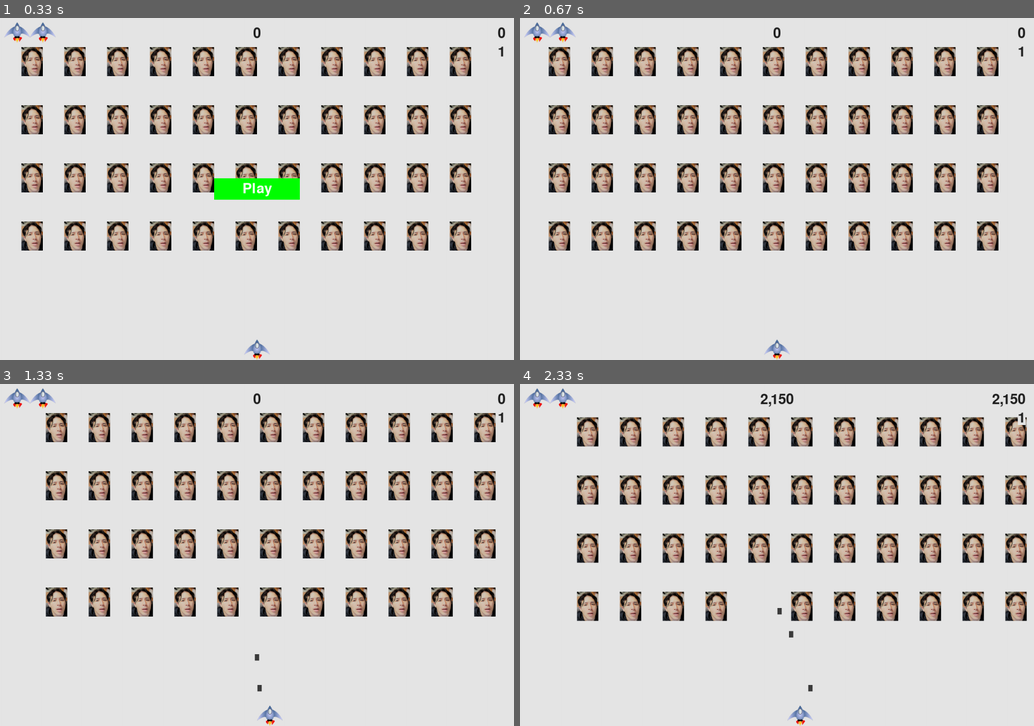
Above: before the commit, frames 1-4 (two rows, left to right).
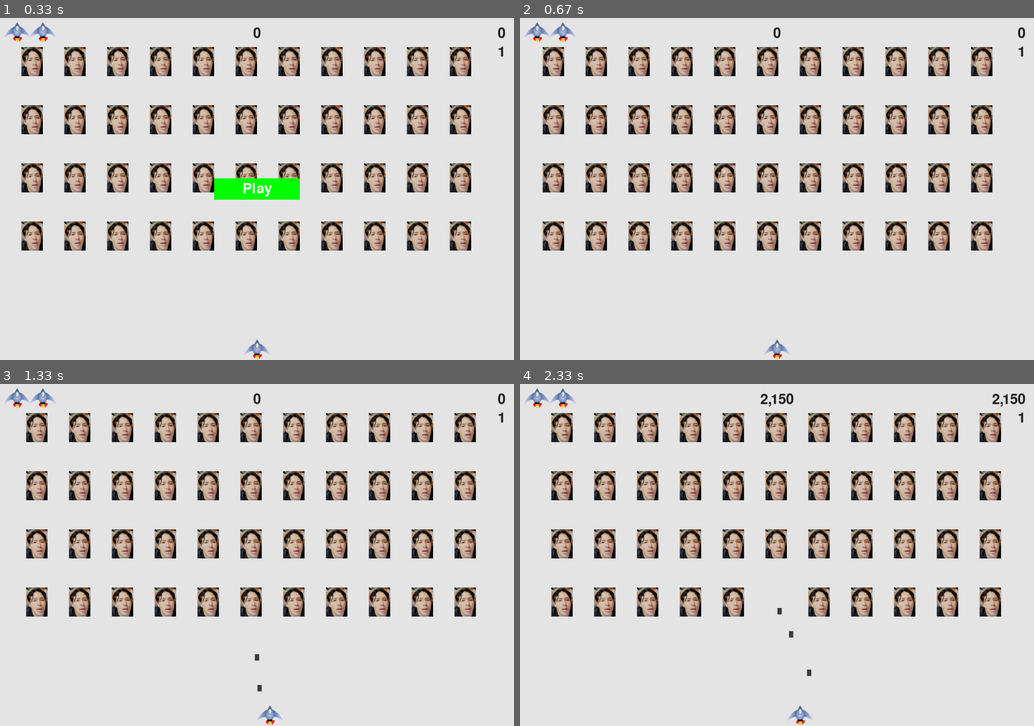
Above: after the commit, the same moments.

Repository: DanielNoah/pygame_ShootingGame
Game: pygame game, started from invasion.py
The game is run twice, just before and just after one commit, with the same random seed, the same clock (stepped at 60 frames per second) and the same inputs.
Inputs:
- Up to frame 1 (0.33 s): no input
- Up to frame 2 (0.67 s): click "Play" at 0.38 s
- Up to frame 3 (1.33 s): tap Space at 0.67, 1.07 s; hold Right from 1 s (still down)
- Up to frame 4 (2.33 s): tap Space at 1.37, 1.57, 1.87, 2.07 s; release Right at 1.47 s; hold Right 1.5-1.97 s; hold Left from 2 s (still down)

Frame 1 is identical in both runs. In frame 2, 19% of the frame differs, in the area x 4-94%, y 8-68%; in frame 3, 30%, in the area x 5-97%, y 8-68%; in frame 4, 29%.

Commit message:
Update settings.py

Diff:
--- a/settings.py
+++ b/settings.py
@@ -20,7 +20,7 @@
         self.bullets_allowed = 3
 
         # Younggi settings
-        self.fleet_drop_speed = 10
+        self.fleet_drop_speed = 1
 
         # How quickly the game speeds up
         self.speedup_scale = 1.1
@@ -34,7 +34,7 @@
         self.ship_speed_factor = 1.5
         self.bullet_speed_factor = 3
         self.bullet_width = 10
-        self.younggi_speed_factor = 1
+        self.younggi_speed_factor = .2
 
         # fleet_direction of 1 represents right; -1 represts left.
         self.fleet_direction = 1
